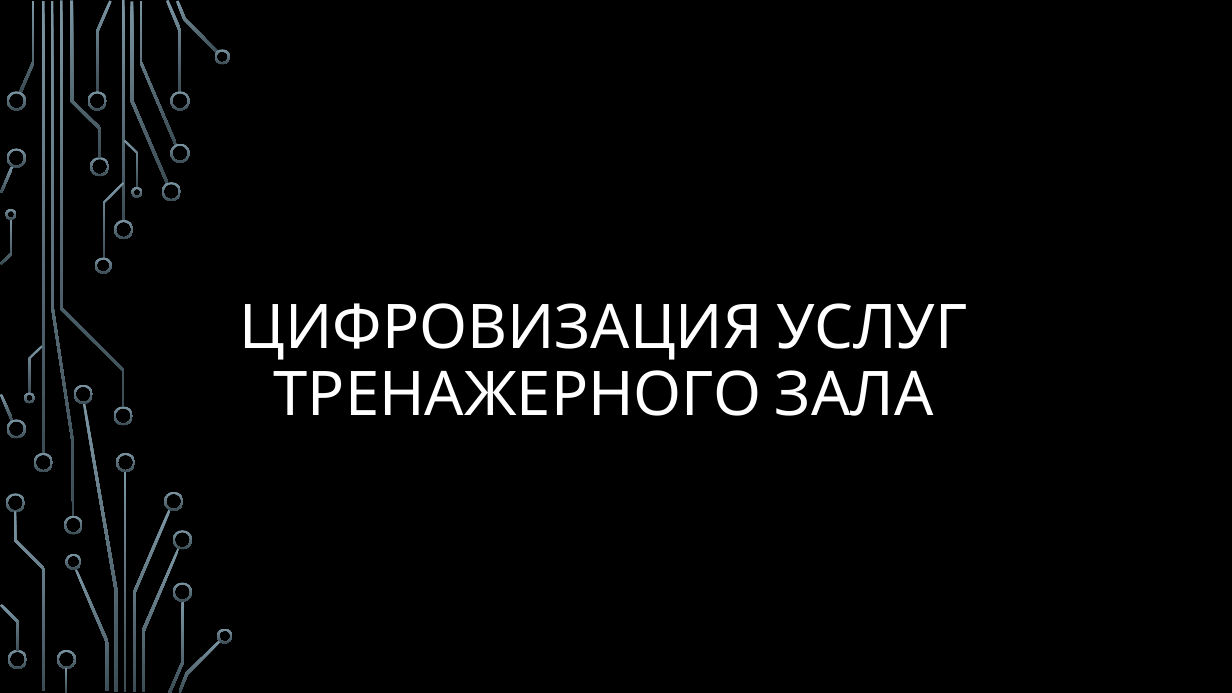
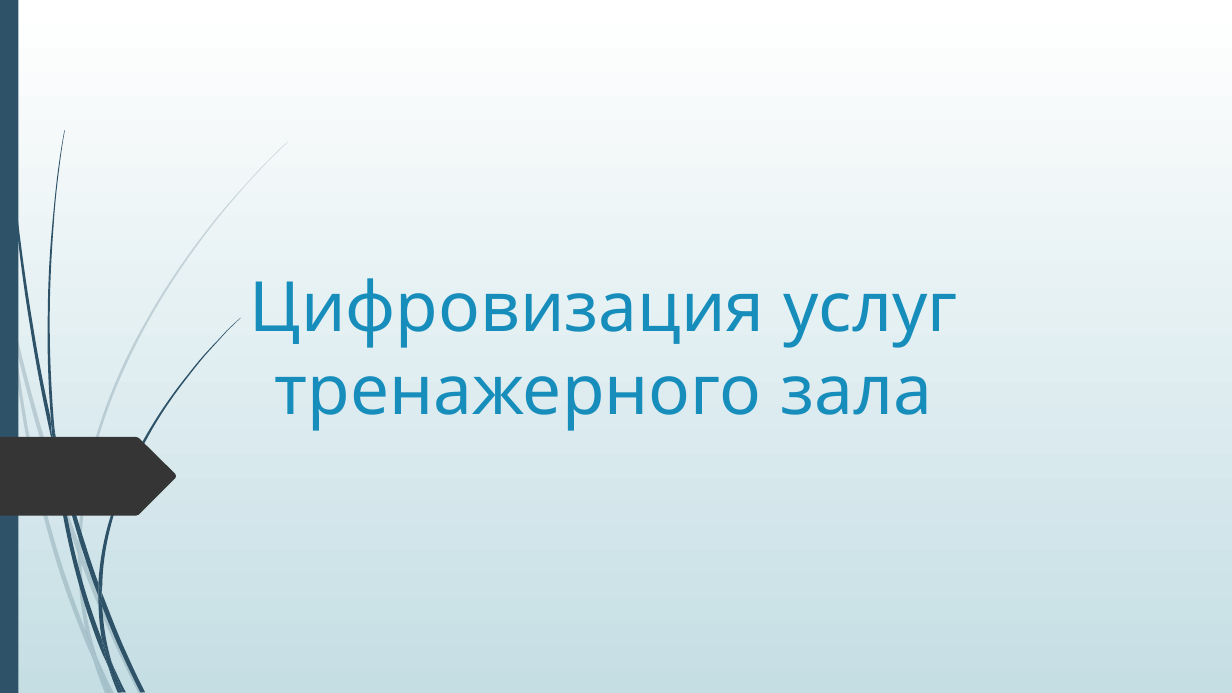
Before and after one commit to danieldeffo007/home_work, a slide deck: slide 1 of Konstr-i-progr/Цифровизация услуг тренажерного зала.pptx. Drawn at 1232x693 pixels with LibreOffice and Linux fonts; fonts in the diff are those of the drawing; background and template pictures are left out. Boxes give left, top, right and bottom in pixels: in the first picture for what was removed or moved away, otherwise in the second. Text is boxed around its words. In the diff, an @@ line names an element or a change of style, - is before the commit and + after.

Commit message:
presentation

```diff
--- a/Konstr-i-progr/Цифровизация услуг тренажерного зала.pptx
+++ b/Konstr-i-progr/Цифровизация услуг тренажерного зала.pptx
@@ background picture (left out) to gradient #FFFFFF to #C5DEE5 @@
@@ rectangle added at (0,0,18,693), fill #2E5369 @@
@@ freeform shape: place and size @@
-freeform shape at (60,1,125,408)
+freeform shape at (3,0,53,445)
@@ freeform shape: place and size @@
-freeform shape at (51,1,75,517)
+freeform shape at (47,130,65,436)
@@ freeform shape: place and size @@
-freeform shape at (1,219,12,264)
+freeform shape at (0,261,10,323)
@@ title at (250,278,957,431): text changed; size 48 to 54 pt; font Cabin to Quicksand; text colour #FFFFFF to #178DBB @@
-ЦИФРОВИЗАЦИЯ УСЛУГ ТРЕНАЖЕРНОГО ЗАЛА
+Цифровизация услуг тренажерного зала
@@ fill gradient #7C96A3 to #3B4C54 to #2E5369 in 7 elements at (53,441,108,667), (102,592,145,692), (3,0,53,445), (102,639,123,692), (47,130,65,436), (98,596,112,665), (51,415,59,467) @@
@@ freeform shape: place and size @@
-freeform shape at (29,346,43,394)
+freeform shape at (51,415,59,467)
@@ freeform shape added at (0,437,177,516), fill #353535 @@
@@ freeform shape: place and size @@
-freeform shape at (83,403,118,692)
+freeform shape at (53,441,108,667)
@@ group removed at (0,0,233,693): 38 freeform shapes, 4 rectangles @@
@@ fill gradient #7C96A3 to #3B4C54 to #2E5369 at 20% opacity in 5 elements at (81,551,143,693), (78,554,97,657), (93,660,110,693), (0,261,10,323), (78,542,81,564) @@
@@ freeform shape: place and size @@
-freeform shape at (75,568,109,691)
+freeform shape at (78,554,97,657)
@@ freeform shape: place and size @@
-freeform shape at (66,554,81,569)
+freeform shape at (78,542,81,564)
@@ freeform shape: place and size @@
-freeform shape at (142,548,180,692)
+freeform shape at (81,551,143,693)
@@ freeform shape: place and size @@
-freeform shape at (0,604,19,652)
+freeform shape at (98,596,112,665)
@@ group added at (55,318,240,693): 5 freeform shapes @@
@@ freeform shape: place and size @@
-freeform shape at (168,601,184,693)
+freeform shape at (102,592,145,692)
@@ group added at (10,141,288,693): 5 freeform shapes @@
@@ freeform shape: place and size @@
-freeform shape at (178,640,221,693)
+freeform shape at (102,639,123,692)
@@ freeform shape: place and size @@
-freeform shape at (56,650,76,669)
+freeform shape at (93,660,110,693)
```
Also in this commit, not shown: 5 slides added, 1 slide removed.
